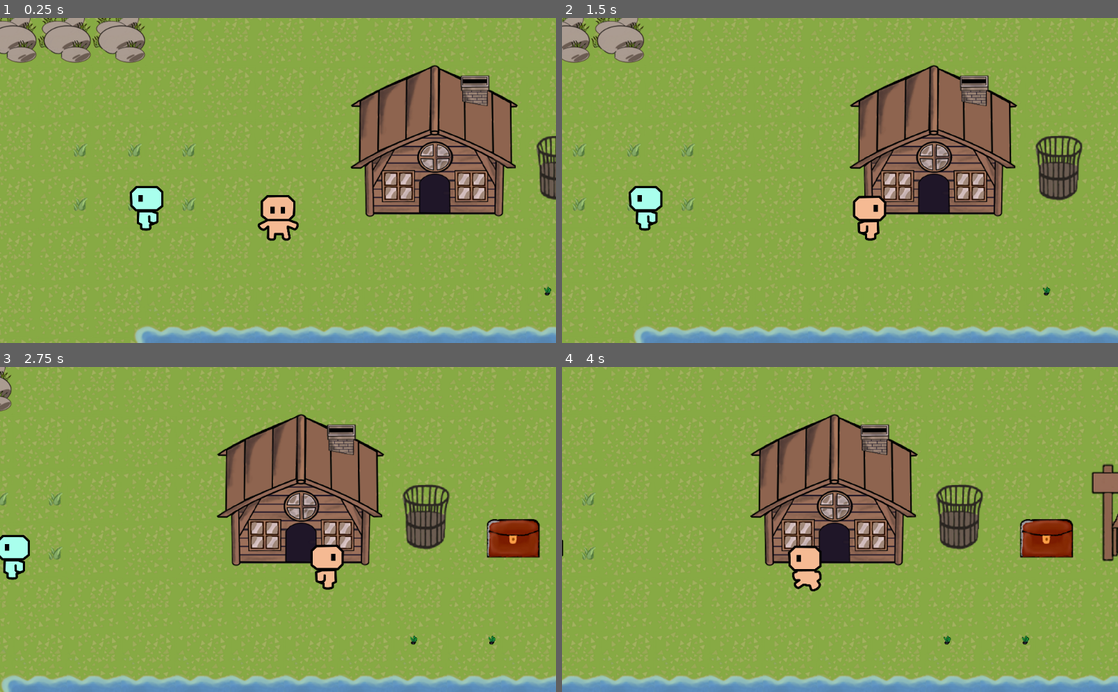
Above: before the commit, frames 1-4 (two rows, left to right).
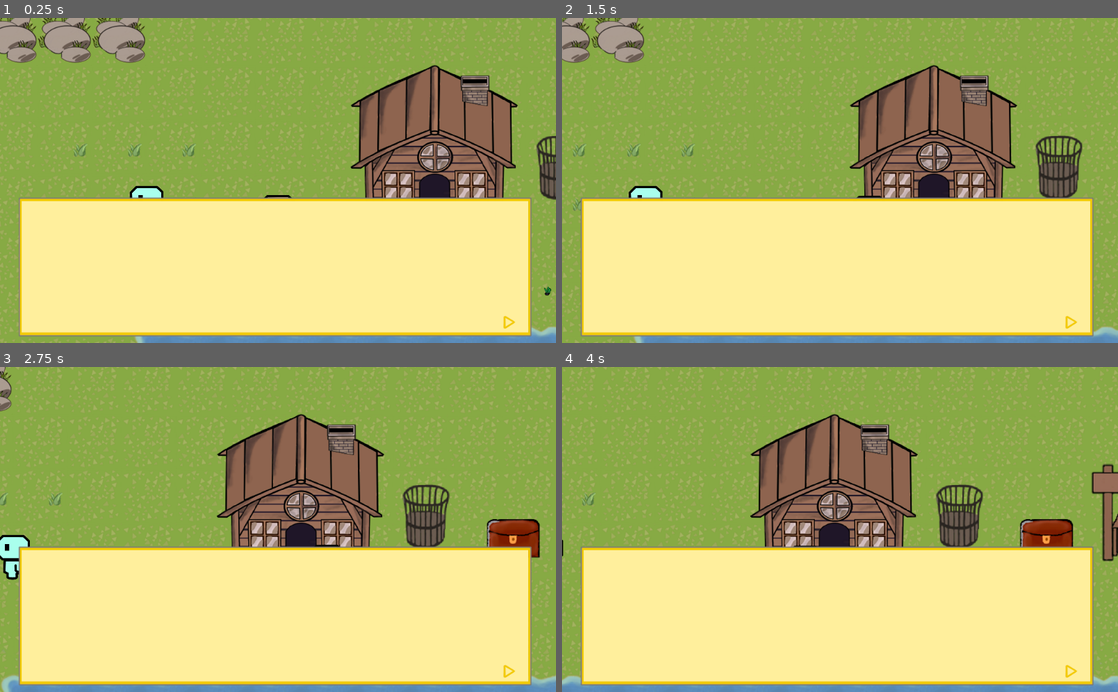
Above: after the commit, the same moments.

Repository: pisgah-fogel/SmallWorld2D
Game: Godot game, scene res://SceneTest.tscn
The game is run twice, just before and just after one commit, with the same random seed, the same clock (stepped at 60 frames per second) and the same inputs.
Inputs (mouse positions are in pixels of both pictures, inside the frame that each line leads up to):
- Up to frame 1 (0.25 s): no input
- Up to frame 2 (1.5 s): tap Enter (ui_accept) at 0.5, 0.77 s; move the mouse to (962, 164) at 0.52 s; hold Right (ui_right) 0.53-1.25 s; click (962, 164) at 0.67 s; drag from (728, 196) to (1062, 294) at 1.27 s
- Up to frame 3 (2.75 s): move the mouse to (333, 458) at 2.02 s; hold Right (ui_right) from 2.03 s (still down)
- Up to frame 4 (4 s): release Right (ui_right) at 2.75 s; drag from (812, 594) to (973, 643) at 2.77 s; move the mouse to (1006, 578) at 3.52 s; hold Left (ui_left) from 3.53 s (still down); tap Enter (ui_accept) at 3.77 s

The runs differ from the first frame. In frame 1, 39% of the frame differs, in the area x 3-96%, y 55-99%; in frame 2, 39%; in frame 3, 39%; in frame 4, 39%.

Commit message:
WIP dialogs boxes

Diff:
--- /dev/null
+++ b/Dialogs.gd
@@ -0,0 +1,15 @@
+extends Popup
+
+onready var mCanvasLayer = $CanvasLayer
+
+func update_placing():
+	print("Resizing: ", get_viewport_rect().size)
+	mCanvasLayer.offset.y = get_viewport_rect().size.y-600
+	mCanvasLayer.offset.x = get_viewport_rect().size.x/2-500
+
+func _ready():
+	get_tree().get_root().connect("size_changed", self, "_size_changed")
+	update_placing()
+
+func _size_changed():
+	update_placing()
--- a/SceneTest.gd
+++ b/SceneTest.gd
@@ -2,10 +2,12 @@
 
 onready var mGameSaver = $GameSaver
 onready var mGround = $Ground
+onready var mDialogs = $Dialogs
 
 export(int) var water_tile = 4
 
 func _ready():
+	mDialogs.popup_centered_clamped()
 	mGameSaver.load(0)
 	randomize()
 
--- a/SceneTest.tscn
+++ b/SceneTest.tscn
@@ -11,6 +11,8 @@
 [ext_resource path="res://Bin.tscn" type="PackedScene" id=9]
 [ext_resource path="res://Chest.tscn" type="PackedScene" id=10]
 [ext_resource path="res://Shop.tscn" type="PackedScene" id=11]
+[ext_resource path="res://gfx_src/dialogs.png" type="Texture" id=12]
+[ext_resource path="res://Dialogs.gd" type="Script" id=13]
 
 [sub_resource type="ConvexPolygonShape2D" id=1]
 points = PoolVector2Array( 0, 0, 200, 0, 200, 200, 0, 200 )
@@ -308,3 +310,25 @@
 
 [node name="Shop" parent="YSort" instance=ExtResource( 11 )]
 position = Vector2( 1117.57, 48.0833 )
+
+[node name="Dialogs" type="Popup" parent="."]
+margin_left = -268.303
+margin_top = 1.33484
+margin_right = -228.303
+margin_bottom = 41.3348
+script = ExtResource( 13 )
+__meta__ = {
+"_edit_use_anchors_": false
+}
+
+[node name="CanvasLayer" type="CanvasLayer" parent="Dialogs"]
+
+[node name="TextureRect" type="TextureRect" parent="Dialogs/CanvasLayer"]
+margin_left = 1.33487
+margin_top = 312.353
+margin_right = 1001.33
+margin_bottom = 612.353
+texture = ExtResource( 12 )
+__meta__ = {
+"_edit_use_anchors_": false
+}
Not shown: 1 places in SceneTest.tscn that only renumber resources
Binary file added: gfx_src/dialogs.png
Not shown, added: gfx_src/dialogs.kra
